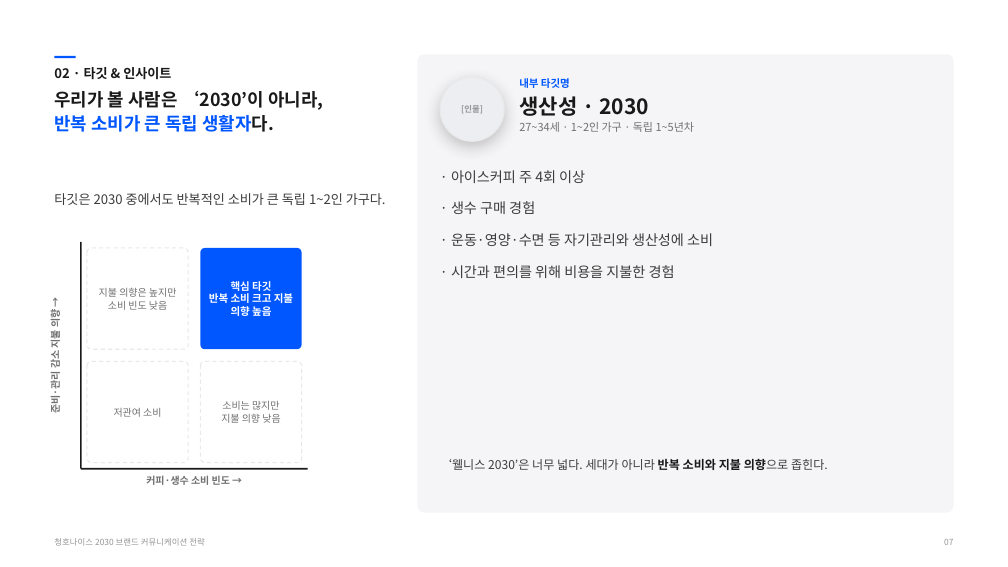
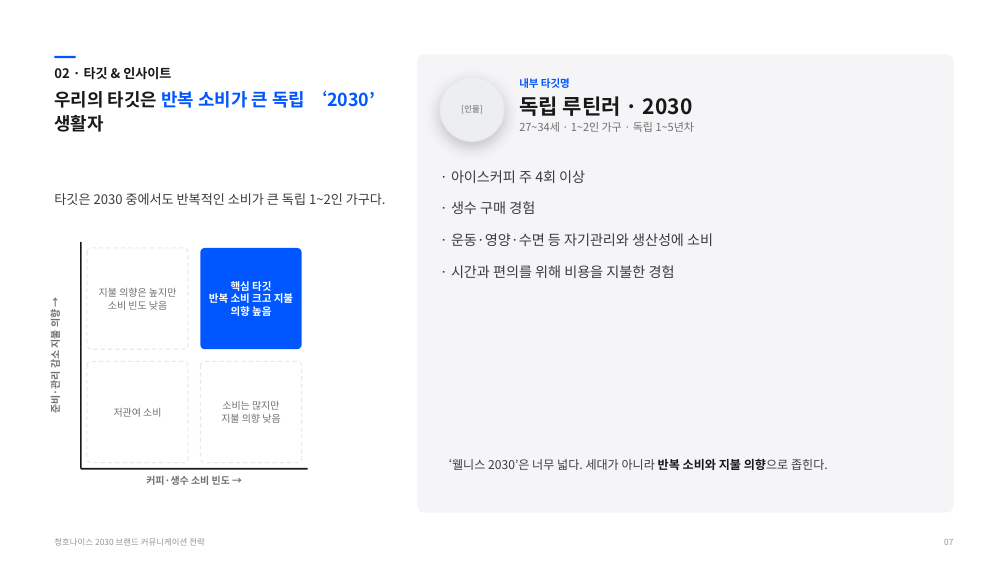
Before and after one commit to PhrenO0/CHAI-AI, a slide deck: slide 10 of 청호나이스-브랜드전략-제안.pptx. Drawn at 1008x567 pixels with LibreOffice and Linux fonts; fonts in the diff are those of the drawing. Boxes give left, top, right and bottom in pixels: in the first picture for what was removed or moved away, otherwise in the second. Text is boxed around its words. In the diff, an @@ line names an element or a change of style, - is before the commit and + after.

```diff
--- a/청호나이스-브랜드전략-제안.pptx
+++ b/청호나이스-브랜드전략-제안.pptx
@@ text at box(54, 91, 375, 132): text changed; text colour #191919 to #0057FF @@
-우리가 볼 사람은 ‘2030’이 아니라,
-반복 소비가 큰 독립 생활자다.
+우리의 타깃은 반복 소비가 큰 독립 ‘2030’ 생활자
@@ text at box(519, 96, 693, 116): text changed @@
-생산성 · 2030
+독립 루틴러 · 2030
```
Also in this commit, not shown: 7 other slides changed, 1 slide added, 1 slide removed, 16 other files.
